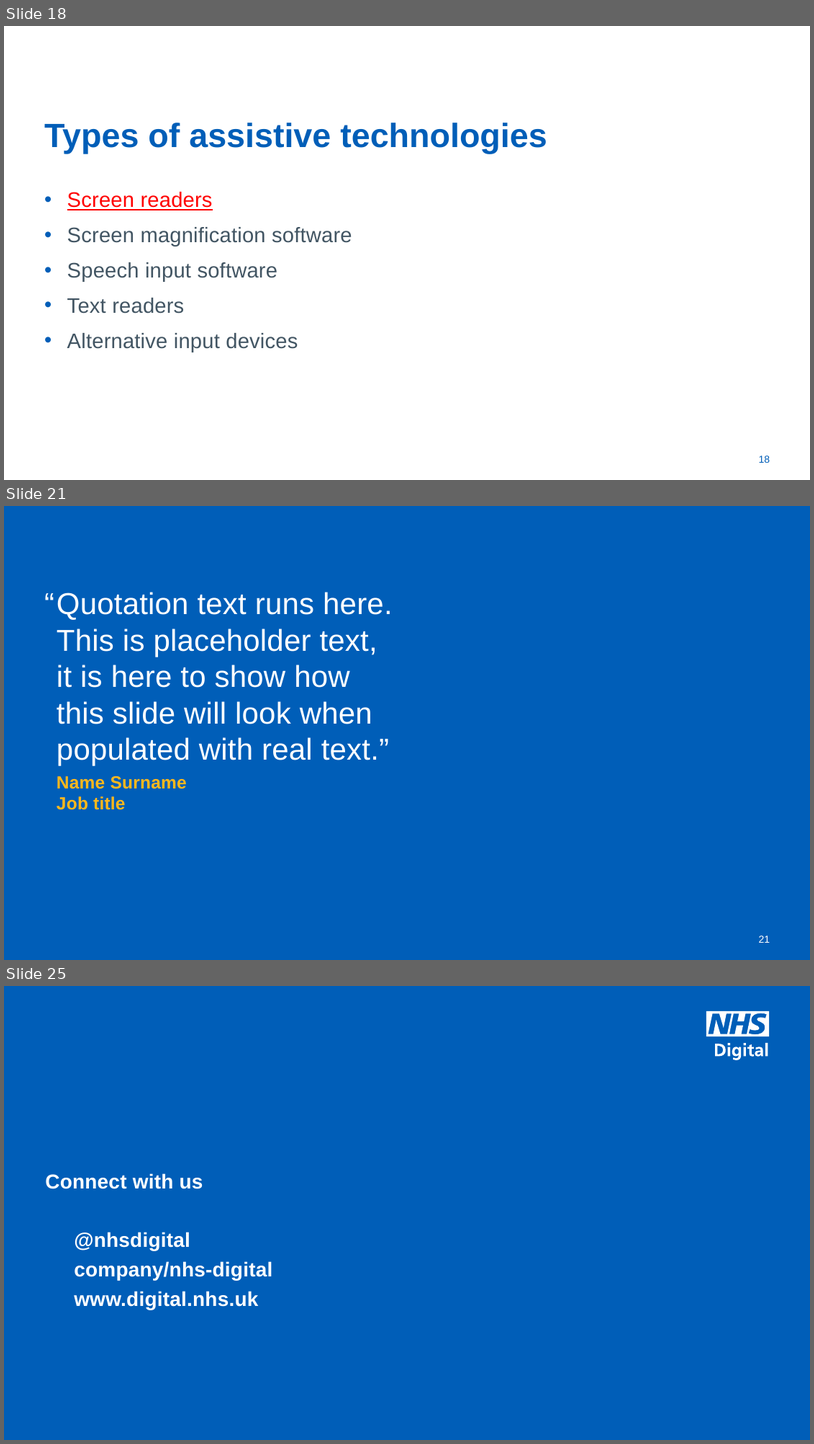
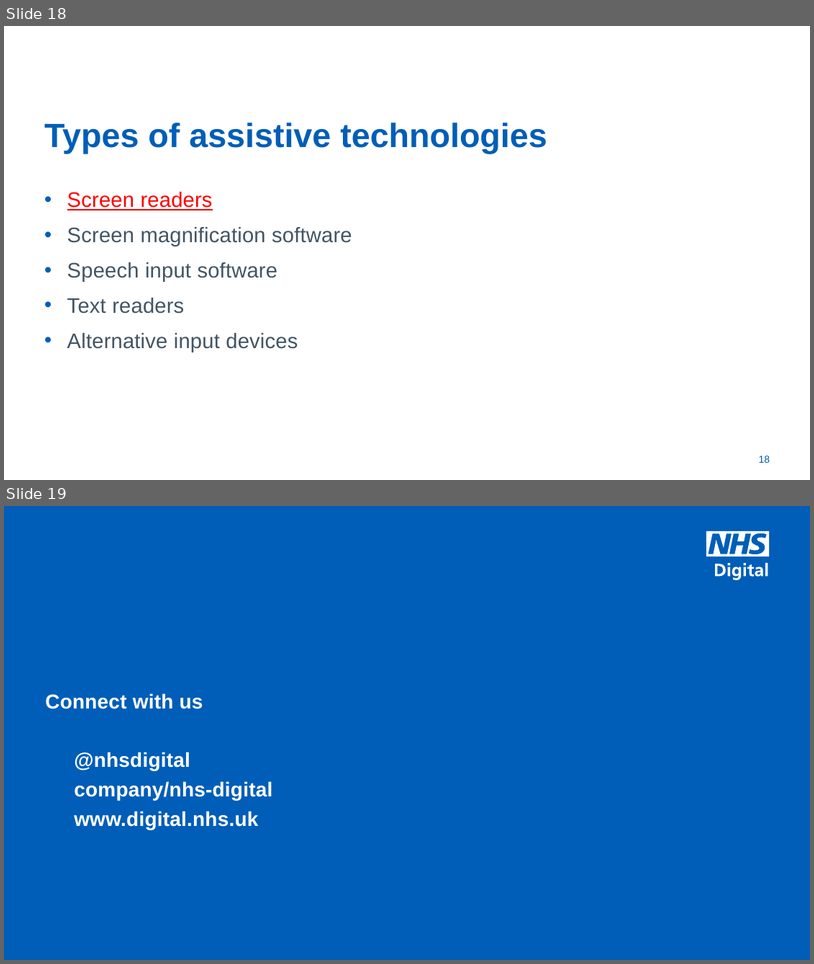
Before and after one commit to mcheung-nhs/accessibility, a slide deck: docs/presentations/vine-workshop/vine-workshop.pptx. Shown one above the other, each under a label of ours: slides 18, 21 and 25 before the commit, slides 18 and 19 after it; the slides between them are not shown. The pictures are 814x1444 and 814x964 pixels, drawn with LibreOffice and Linux fonts; fonts in the diff are those of the drawing; background and template pictures are left out. Boxes give left, top, right and bottom in pixels: in the first picture for what was removed or moved away, otherwise in the second. Text is boxed around its words. In the diff, an @@ line names an element or a change of style, - is before the commit and + after.

```diff
--- a/docs/presentations/vine-workshop/vine-workshop.pptx
+++ b/docs/presentations/vine-workshop/vine-workshop.pptx
@@ slide 21 removed at (4, 506, 810, 960), background #005EB8 @@
@@ text removed at (44, 592, 392, 810) @@
-“ Quotation text runs here. This is placeholder text, it is here to show how this slide will look when populated with real text.”
-  Name Surname
-  Job title
@@ page number removed at (759, 935, 771, 942) @@
-21
@@ what was slide 25 is now slide 19 @@
```
Also in this commit, not shown: 5 other slides removed, 9 other files.
